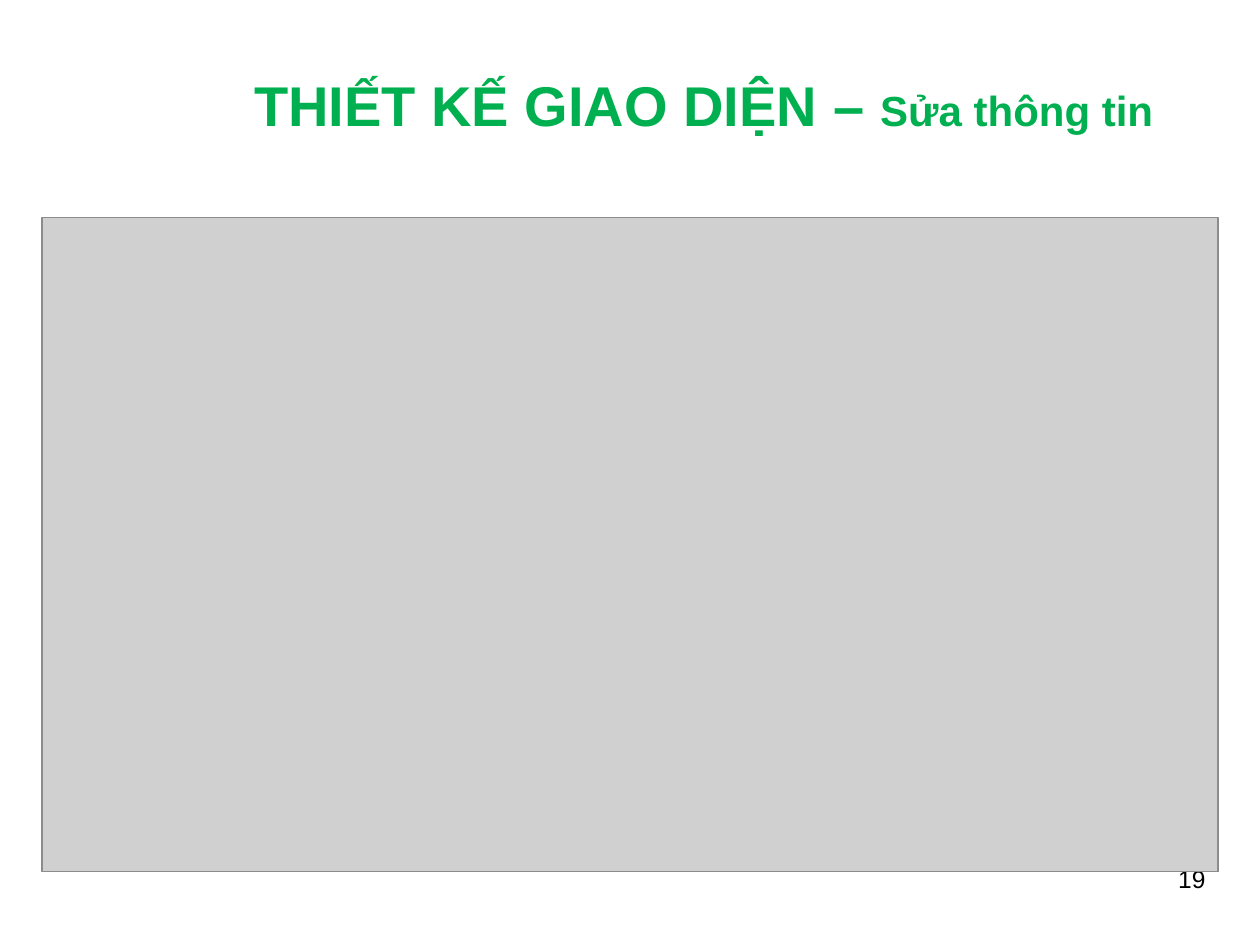
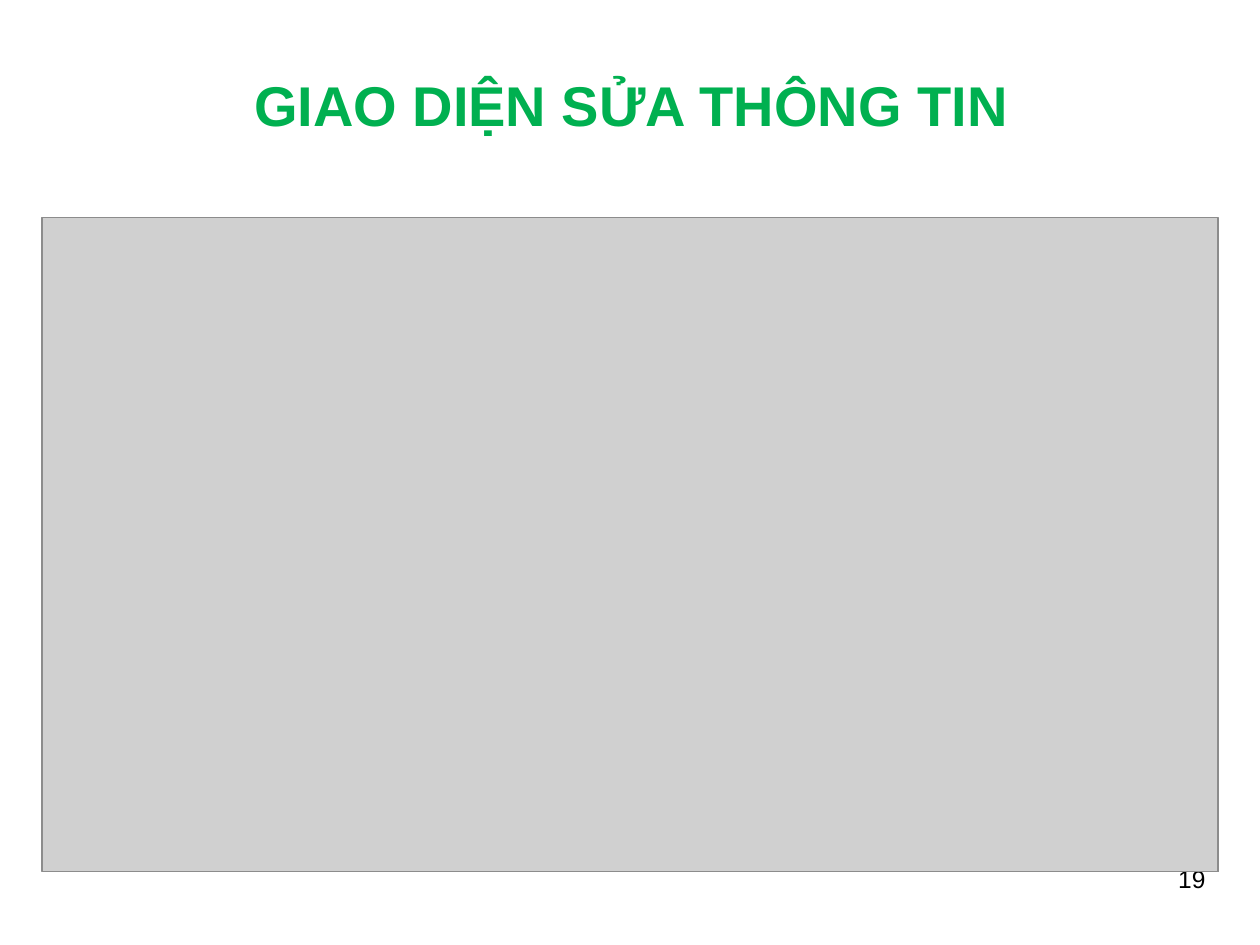
Before and after one commit to ngthuc/graduation-thesis, a slide deck: slide 19 of DOCUMENTS/documentations/Slide_HethongQuanlyProfileVienchucKhoaCNTT-TT_LeNguyenThucB1400731.ppt. Drawn at 1260x945 pixels with LibreOffice and Linux fonts; fonts in the diff are those of the drawing; grey boxes stand for pictures; background and template pictures are left out. Boxes give left, top, right and bottom in pixels: in the first picture for what was removed or moved away, otherwise in the second. Text is boxed around its words. In the diff, an @@ line names an element or a change of style, - is before the commit and + after.

```diff
--- a/DOCUMENTS/documentations/Slide_HethongQuanlyProfileVienchucKhoaCNTT-TT_LeNguyenThucB1400731.ppt
+++ b/DOCUMENTS/documentations/Slide_HethongQuanlyProfileVienchucKhoaCNTT-TT_LeNguyenThucB1400731.ppt
@@ title at [254,82,1007,136]: text changed @@
-THIẾT KẾ GIAO DIỆN – Sửa thông tin
+GIAO DIỆN SỬA THÔNG TIN
```
Also in this commit, not shown: 4 other slides changed, 9 slides added, 3 other files.
